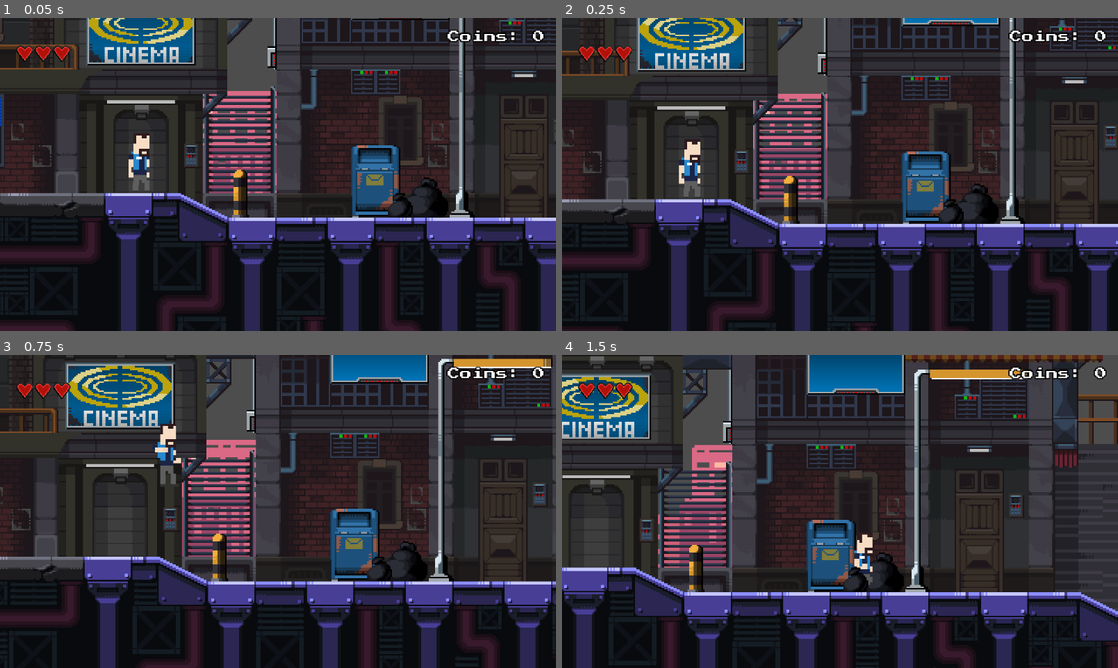
Above: before the commit, frames 1-4 (two rows, left to right).
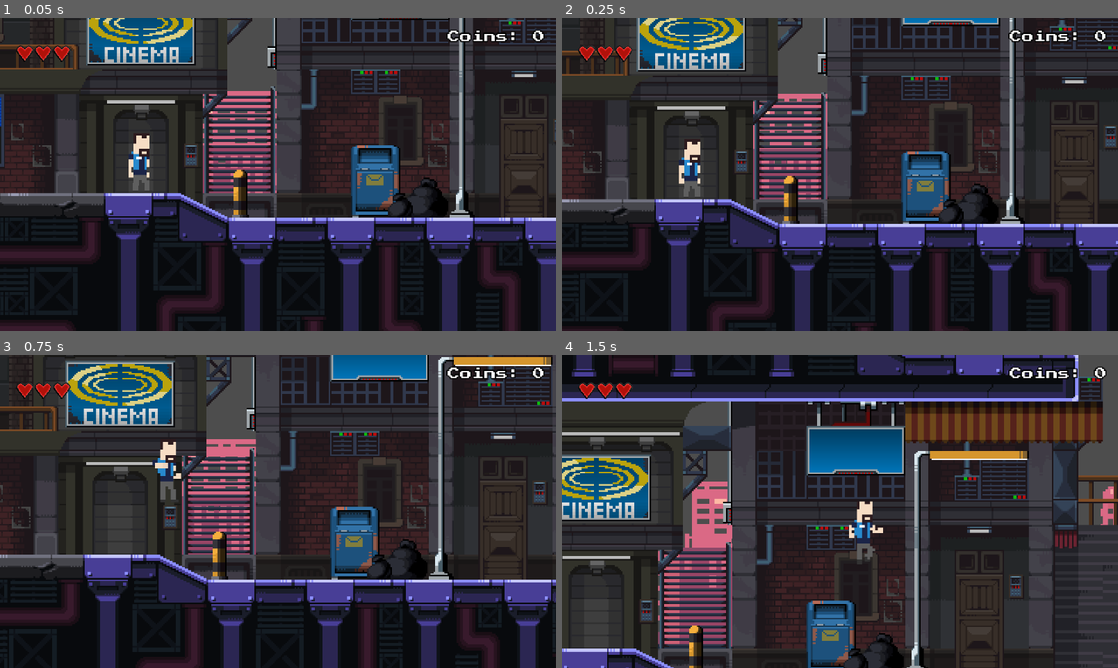
Above: after the commit, the same moments.

Repository: mittens27/february-godot-practice
Game: Godot game, scene res://main.tscn
The game is run twice, just before and just after one commit, with the same random seed, the same clock (stepped at 60 frames per second) and the same inputs.
Inputs (mouse positions are in pixels of both pictures, inside the frame that each line leads up to):
- Up to frame 1 (0.05 s): no input
- Up to frame 2 (0.25 s): no input
- Up to frame 3 (0.75 s): tap Enter (ui_accept) at 0.5 s; move the mouse to (400, 495) at 0.52 s; hold Right (ui_right) from 0.53 s (still down); click (400, 495) at 0.6 s
- Up to frame 4 (1.5 s): keep holding Right (ui_right); tap Enter (ui_accept) at 0.77, 1.07 s; tap E (ui_use) at 0.8, 1.35 s; move the mouse to (728, 527) at 1.27 s

Frame 1 is identical in both runs. In frame 2, less than 0.1% of the frame differs, in the area x 34-48%, y 26-27%; in frame 3, 17%; in frame 4, 62%, in the area x 0-100%, y 0-100%.
Error in both runs: Invalid access to property or key 'player_died' on a base object of type 'CharacterBody2D (player.gd)'. (res://main.gd:5)

Commit message:
started working on hierarchical statemachines

Diff:
--- a/assets/world/fadeable_walls.gd
+++ b/assets/world/fadeable_walls.gd
@@ -5,7 +5,7 @@
 func _ready():
 	Events.wall_switch_activated.connect(_on_switch_activated)
 
-func _on_switch_activated():
+func _on_switch_activated(switch):
 	fade_out()
 	disable_collision()
 	print("Button signal received!")
--- a/assets/world/switch.gd
+++ b/assets/world/switch.gd
@@ -20,4 +20,4 @@
 		return
 	activated = true
 	print("Button pressed!")
-	Events.wall_switch_activated.emit()
+	Events.wall_switch_activated.emit(self)
--- a/main.tscn
+++ b/main.tscn
@@ -1294,19 +1294,19 @@
 debug_color = Color(0.72245747, 0.47872168, 1.92523e-07, 0.41960785)
 
 [connection signal="body_entered" from="City/collectibles/Coin" to="City/collectibles/Coin" method="_on_body_entered"]
-[connection signal="body_entered" from="City/collectibles/@Area2D@23316" to="City/collectibles/@Area2D@23316" method="_on_body_entered"]
-[connection signal="body_entered" from="City/collectibles/@Area2D@23317" to="City/collectibles/@Area2D@23317" method="_on_body_entered"]
-[connection signal="body_entered" from="City/collectibles/@Area2D@23318" to="City/collectibles/@Area2D@23318" method="_on_body_entered"]
-[connection signal="body_entered" from="City/collectibles/@Area2D@23319" to="City/collectibles/@Area2D@23319" method="_on_body_entered"]
-[connection signal="body_entered" from="City/collectibles/@Area2D@23320" to="City/collectibles/@Area2D@23320" method="_on_body_entered"]
-[connection signal="body_entered" from="City/collectibles/@Area2D@23321" to="City/collectibles/@Area2D@23321" method="_on_body_entered"]
-[connection signal="body_entered" from="City/collectibles/@Area2D@23322" to="City/collectibles/@Area2D@23322" method="_on_body_entered"]
-[connection signal="body_entered" from="City/collectibles/@Area2D@23323" to="City/collectibles/@Area2D@23323" method="_on_body_entered"]
-[connection signal="body_entered" from="City/collectibles/@Area2D@23324" to="City/collectibles/@Area2D@23324" method="_on_body_entered"]
-[connection signal="body_entered" from="City/collectibles/@Area2D@23325" to="City/collectibles/@Area2D@23325" method="_on_body_entered"]
-[connection signal="body_entered" from="City/collectibles/@Area2D@23326" to="City/collectibles/@Area2D@23326" method="_on_body_entered"]
-[connection signal="body_entered" from="City/collectibles/@Area2D@23327" to="City/collectibles/@Area2D@23327" method="_on_body_entered"]
-[connection signal="body_entered" from="City/collectibles/@Area2D@23328" to="City/collectibles/@Area2D@23328" method="_on_body_entered"]
+[connection signal="body_entered" from="City/collectibles/@Area2D@39510" to="City/collectibles/@Area2D@39510" method="_on_body_entered"]
+[connection signal="body_entered" from="City/collectibles/@Area2D@39511" to="City/collectibles/@Area2D@39511" method="_on_body_entered"]
+[connection signal="body_entered" from="City/collectibles/@Area2D@39512" to="City/collectibles/@Area2D@39512" method="_on_body_entered"]
+[connection signal="body_entered" from="City/collectibles/@Area2D@39513" to="City/collectibles/@Area2D@39513" method="_on_body_entered"]
+[connection signal="body_entered" from="City/collectibles/@Area2D@39514" to="City/collectibles/@Area2D@39514" method="_on_body_entered"]
+[connection signal="body_entered" from="City/collectibles/@Area2D@39515" to="City/collectibles/@Area2D@39515" method="_on_body_entered"]
+[connection signal="body_entered" from="City/collectibles/@Area2D@39516" to="City/collectibles/@Area2D@39516" method="_on_body_entered"]
+[connection signal="body_entered" from="City/collectibles/@Area2D@39517" to="City/collectibles/@Area2D@39517" method="_on_body_entered"]
+[connection signal="body_entered" from="City/collectibles/@Area2D@39518" to="City/collectibles/@Area2D@39518" method="_on_body_entered"]
+[connection signal="body_entered" from="City/collectibles/@Area2D@39519" to="City/collectibles/@Area2D@39519" method="_on_body_entered"]
+[connection signal="body_entered" from="City/collectibles/@Area2D@39520" to="City/collectibles/@Area2D@39520" method="_on_body_entered"]
+[connection signal="body_entered" from="City/collectibles/@Area2D@39521" to="City/collectibles/@Area2D@39521" method="_on_body_entered"]
+[connection signal="body_entered" from="City/collectibles/@Area2D@39522" to="City/collectibles/@Area2D@39522" method="_on_body_entered"]
 [connection signal="body_entered" from="death" to="Camera2D" method="_on_death_body_entered"]
 [connection signal="body_entered" from="death" to="death" method="_on_body_entered"]
 [connection signal="body_entered" from="level2_door" to="level2_door" method="_on_body_entered"]
--- a/level_2.gd
+++ b/scenes_n_scripts/Resources/SoundData.tres
@@ -1,15 +1,10 @@
-extends Node2D
+[gd_resource type="Resource" script_class="SoundData" format=3 uid="uid://ssdybwvbfgxk"]
 
-# Called when the node enters the scene tree for the first time.
-func _ready():
-	Events.player_died.connect(_on_player_player_died)
+[ext_resource type="Script" uid="uid://duvq2t7t0bya5" path="res://scenes_n_scripts/Resources/SoundData.gd" id="1_0a4lc"]
 
-var waiting_for_restart := false
+[sub_resource type="AudioStream" id="AudioStream_0a4lc"]
 
-func _on_player_player_died():
-	waiting_for_restart = true
-
-func _input(event):
-	if waiting_for_restart and event.is_action_pressed("ui_accept"):
-		Scenes.restart_level()
-		Events.game_reset.emit()
+[resource]
+script = ExtResource("1_0a4lc")
+stream = SubResource("AudioStream_0a4lc")
+metadata/_custom_type_script = "uid://duvq2t7t0bya5"
--- a/scenes_n_scripts/Resources/SoundLibrary.tres
+++ b/scenes_n_scripts/Resources/SoundLibrary.tres
@@ -1,7 +1,7 @@
 [gd_resource type="Resource" script_class="SoundLibrary" format=3 uid="uid://c1id4po1wmsf6"]
 
 [ext_resource type="Script" uid="uid://o4tnrp6tlc54" path="res://scenes_n_scripts/Resources/sound_library.gd" id="1_rh15h"]
-[ext_resource type="Script" uid="uid://duvq2t7t0bya5" path="res://SoundData.gd" id="2_yux0m"]
+[ext_resource type="Script" uid="uid://duvq2t7t0bya5" path="res://scenes_n_scripts/Resources/SoundData.gd" id="2_t2ggx"]
 [ext_resource type="AudioStream" uid="uid://cltgd6n6l7if8" path="res://sounds/jump.wav" id="3_yux0m"]
 [ext_resource type="AudioStream" uid="uid://rm0r436y18d2" path="res://sounds/punch1.wav" id="4_068qv"]
 [ext_resource type="AudioStream" uid="uid://kwgxk3rdcp6x" path="res://sounds/punch2.wav" id="5_t2ggx"]
@@ -15,76 +15,83 @@
 [ext_resource type="AudioStream" uid="uid://285gy5i7xvua" path="res://sounds/coin2.wav" id="13_t0ubg"]
 [ext_resource type="AudioStream" uid="uid://chtgccuj2wg7d" path="res://sounds/lose.wav" id="14_bxj55"]
 [ext_resource type="AudioStream" uid="uid://bca58bxnhhbpm" path="res://sounds/fall.wav" id="15_i5loh"]
+[ext_resource type="AudioStream" uid="uid://vjnvrskdwphn" path="res://sounds/blip.wav" id="16_51yof"]
 
 [sub_resource type="Resource" id="Resource_8r7rk"]
-script = ExtResource("2_yux0m")
+script = ExtResource("2_t2ggx")
 stream = ExtResource("13_t0ubg")
 volume_db = 8.0
 metadata/_custom_type_script = "uid://duvq2t7t0bya5"
 
 [sub_resource type="Resource" id="Resource_5u580"]
-script = ExtResource("2_yux0m")
+script = ExtResource("2_t2ggx")
 stream = ExtResource("8_jul41")
 metadata/_custom_type_script = "uid://duvq2t7t0bya5"
 
 [sub_resource type="Resource" id="Resource_cus60"]
-script = ExtResource("2_yux0m")
+script = ExtResource("2_t2ggx")
 stream = ExtResource("9_2fjmk")
 metadata/_custom_type_script = "uid://duvq2t7t0bya5"
 
 [sub_resource type="Resource" id="Resource_3elol"]
-script = ExtResource("2_yux0m")
+script = ExtResource("2_t2ggx")
 stream = ExtResource("10_ys1er")
 metadata/_custom_type_script = "uid://duvq2t7t0bya5"
 
 [sub_resource type="Resource" id="Resource_afl7w"]
-script = ExtResource("2_yux0m")
+script = ExtResource("2_t2ggx")
 stream = ExtResource("15_i5loh")
 metadata/_custom_type_script = "uid://duvq2t7t0bya5"
 
 [sub_resource type="Resource" id="Resource_x2tiu"]
-script = ExtResource("2_yux0m")
+script = ExtResource("2_t2ggx")
 stream = ExtResource("11_g4pto")
 metadata/_custom_type_script = "uid://duvq2t7t0bya5"
 
 [sub_resource type="Resource" id="Resource_uxbvd"]
-script = ExtResource("2_yux0m")
+script = ExtResource("2_t2ggx")
 stream = ExtResource("12_pca62")
 metadata/_custom_type_script = "uid://duvq2t7t0bya5"
 
 [sub_resource type="Resource" id="Resource_g6bed"]
-script = ExtResource("2_yux0m")
+script = ExtResource("2_t2ggx")
 stream = ExtResource("3_yux0m")
 metadata/_custom_type_script = "uid://duvq2t7t0bya5"
 
 [sub_resource type="Resource" id="Resource_f7o6l"]
-script = ExtResource("2_yux0m")
+script = ExtResource("2_t2ggx")
 stream = ExtResource("14_bxj55")
 metadata/_custom_type_script = "uid://duvq2t7t0bya5"
 
 [sub_resource type="Resource" id="Resource_7s0kg"]
-script = ExtResource("2_yux0m")
+script = ExtResource("2_t2ggx")
 stream = ExtResource("4_068qv")
 metadata/_custom_type_script = "uid://duvq2t7t0bya5"
 
 [sub_resource type="Resource" id="Resource_qhjpp"]
-script = ExtResource("2_yux0m")
+script = ExtResource("2_t2ggx")
 stream = ExtResource("5_t2ggx")
 metadata/_custom_type_script = "uid://duvq2t7t0bya5"
 
 [sub_resource type="Resource" id="Resource_n5qj5"]
-script = ExtResource("2_yux0m")
+script = ExtResource("2_t2ggx")
 stream = ExtResource("6_51yof")
 metadata/_custom_type_script = "uid://duvq2t7t0bya5"
 
 [sub_resource type="Resource" id="Resource_20e7w"]
-script = ExtResource("2_yux0m")
+script = ExtResource("2_t2ggx")
 stream = ExtResource("7_5m4jv")
+metadata/_custom_type_script = "uid://duvq2t7t0bya5"
+
+[sub_resource type="Resource" id="Resource_5m4jv"]
+script = ExtResource("2_t2ggx")
+stream = ExtResource("16_51yof")
+volume_db = 15.0
 metadata/_custom_type_script = "uid://duvq2t7t0bya5"
 
 [resource]
 script = ExtResource("1_rh15h")
-sounds = Dictionary[String, ExtResource("2_yux0m")]({
+sounds = Dictionary[String, ExtResource("2_t2ggx")]({
 "coin": SubResource("Resource_8r7rk"),
 "die1": SubResource("Resource_5u580"),
 "die2": SubResource("Resource_cus60"),
@@ -97,6 +104,7 @@
 "punch1": SubResource("Resource_7s0kg"),
 "punch2": SubResource("Resource_qhjpp"),
 "slam1": SubResource("Resource_n5qj5"),
-"slam2": SubResource("Resource_20e7w")
+"slam2": SubResource("Resource_20e7w"),
+"switch": SubResource("Resource_5m4jv")
 })
 metadata/_custom_type_script = "uid://o4tnrp6tlc54"
--- /dev/null
+++ b/scenes_n_scripts/State Machines/Player States/AirState.gd
@@ -0,0 +1,15 @@
+extends "res://scenes_n_scripts/State Machines/Player States/PlayerState.gd"
+class_name AirState
+
+func physics_update(delta):
+
+	player.apply_gravity(delta)
+	player.apply_horizontal_movement(delta)
+
+	player.coyote_timer = max(player.coyote_timer - delta, 0)
+
+	if player.is_on_floor:
+		if abs(player.velocity.x) > 10:
+			state_machine.change_state("RunState")
+		else:
+			state_machine.change_state("IdleState")
--- a/scenes_n_scripts/State Machines/Player States/AttackState.gd
+++ b/scenes_n_scripts/State Machines/Player States/AttackState.gd
@@ -1,4 +1,5 @@
 extends "res://scenes_n_scripts/State Machines/Player States/PlayerState.gd"
+class_name AttackState
 
 func enter():
 	pass
--- a/scenes_n_scripts/State Machines/Player States/FallState.gd
+++ b/scenes_n_scripts/State Machines/Player States/FallState.gd
@@ -1,11 +1,5 @@
-extends "res://scenes_n_scripts/State Machines/Player States/PlayerState.gd"
+extends "res://scenes_n_scripts/State Machines/Player States/AirState.gd"
+class_name FallState
 
 func enter():
 	player.sprite.play("fall")
-
-func physics_update(delta):
-
-	player.apply_horizontal_movement(delta)
-
-	if player.is_on_floor():
-		state_machine.change_state("IdleState")
--- /dev/null
+++ b/scenes_n_scripts/State Machines/Player States/GroundedState.gd
@@ -0,0 +1,18 @@
+extends "res://scenes_n_scripts/State Machines/Player States/PlayerState.gd"
+class_name GroundedState
+
+# Called when the node enters the scene tree for the first time.
+func physics_update(delta):
+	if player.has_jumped:
+		player.has_jumped = false
+
+	player.apply_horizontal_movement(delta)
+	player.update_jump_buffer(delta)
+
+	if  player.jump_buffer_timer > 0 and not player.has_jumped:
+		if player.is_on_floor() and player.coyote_timer > 0:
+			player.perform_jump()
+
+	if not player.is_on_floor():
+		player.coyote_timer = player.coyote_time
+		state_machine.change_state("FallState")
--- a/scenes_n_scripts/State Machines/Player States/IdleState.gd
+++ b/scenes_n_scripts/State Machines/Player States/IdleState.gd
@@ -1,17 +1,12 @@
-extends "res://scenes_n_scripts/State Machines/Player States/PlayerState.gd"
+extends "res://scenes_n_scripts/State Machines/Player States/GroundedState.gd"
+class_name IdleState
 
 func enter():
 	player.sprite.play("idle")
 
 func physics_update(delta):
 
-	player.apply_horizontal_movement(delta)
+	super.physics_update(delta)
 
-	if not player.is_on_floor():
-		if player.velocity.y < 0:
-			state_machine.change_state("JumpState")
-		else:
-			state_machine.change_state("FallState")
-
-	elif abs(player.velocity.x) > 10:
+	if abs(player.velocity.x) > 10:
 		state_machine.change_state("RunState")
--- a/scenes_n_scripts/State Machines/Player States/JumpState.gd
+++ b/scenes_n_scripts/State Machines/Player States/JumpState.gd
@@ -1,11 +1,12 @@
-extends "res://scenes_n_scripts/State Machines/Player States/PlayerState.gd"
+extends "res://scenes_n_scripts/State Machines/Player States/AirState.gd"
+class_name JumpState
 
 func enter():
 	player.sprite.play("jump")
 
 func physics_update(delta):
 
-	player.apply_horizontal_movement(delta)
+	super.physics_update(delta)
 
-	if player.velocity.y > 0:
+	if player.velocity.y >= 0:
 		state_machine.change_state("FallState")
--- a/scenes_n_scripts/State Machines/Player States/RunState.gd
+++ b/scenes_n_scripts/State Machines/Player States/RunState.gd
@@ -1,17 +1,12 @@
-extends "res://scenes_n_scripts/State Machines/Player States/PlayerState.gd"
+extends "res://scenes_n_scripts/State Machines/Player States/GroundedState.gd"
+class_name RunState
 
 func enter():
 	player.sprite.play("run")
 
 func physics_update(delta):
 
-	player.apply_horizontal_movement(delta)
+	super.physics_update(delta)
 
-	if not player.is_on_floor():
-		if player.velocity.y < 0:
-			state_machine.change_state("JumpState")
-		else:
-			state_machine.change_state("FallState")
-
-	elif abs(player.velocity.x) <= 10:
+	if abs(player.velocity.x) <= 10:
 		state_machine.change_state("IdleState")
--- a/scenes_n_scripts/entities/player.gd
+++ b/scenes_n_scripts/entities/player.gd
@@ -12,8 +12,11 @@
 var maxSpeed := 200.0
 var acceleration := 1200.0
 var friction := 1500.0
-var gravity := 900.0
-var jumpForce := 300.0
+
+var gravity := 500.0
+var jumpForce := 200.0
+var fall_gravity_multiplier := 1.6
+var jump_cut_gravity_multiplier := 2.5
 
 var invulnerability_time := 0.5
 var is_invulnerable = false
@@ -67,10 +70,8 @@
 	elif velocity.x < 0:
 		facing_direction = -1
 
-	update_jump_helpers(delta)
-
 	if Input.is_action_just_pressed("attack"):
-		if state_machine.current_state.name != "AttackState":
+		if not state_machine.current_state is AttackState:
 			start_attack()
 		else:
 			combo_queued = true
@@ -81,54 +82,7 @@
 		sprite.flip_h = velocity.x < 0
 		attack.scale.x = -1 if sprite.flip_h else 1
 
-	apply_gravity(delta)
 	move_and_slide()
-
-#func state_idle(delta):
-	#apply_horizontal_movement(delta)
-	#sprite.play("idle")
-	#
-	#if not is_on_floor() and velocity.y < 0:
-		#state = PlayerState.JUMP
-	#elif not is_on_floor() and velocity.y > 0:
-		#state = PlayerState.FALL
-	#elif abs(velocity.x) > 10:
-		#state = PlayerState.RUN
-
-#func state_run(delta):
-	#apply_horizontal_movement(delta)
-	#apply_gravity(delta)
-	#sprite.play("run")
-	#
-	#if not is_on_floor() and velocity.y < 0:
-		#state = PlayerState.JUMP
-	#elif not is_on_floor() and velocity.y > 0:
-		#state = PlayerState.FALL
-	#elif abs(velocity.x) <= 10:
-		#state = PlayerState.IDLE
-
-#func state_jump(delta):
-	#apply_horizontal_movement(delta)
-	#sprite.play("jump")
-	#
-	#if velocity.y > 0:
-		#state = PlayerState.FALL
-
-#func state_fall(delta):
-	#apply_horizontal_movement(delta)
-	#sprite.play("fall")
-	#
-	#if is_on_floor():
-		#state = PlayerState.IDLE
-
-#func state_attack(delta):
-	## Apply forward impulse once at attack start
-	#if is_on_floor():
-		#if not attack_impulse_applied:
-			#var dir = -1 if sprite.flip_h else 1
-			#velocity.x = dir * attack_lunge_speed
-			#attack_impulse_applied = true
-		#velocity.x = move_toward(velocity.x, 0, 300 * delta)
 
 func apply_horizontal_movement(delta):
 	# Horizontal Input
@@ -141,16 +95,32 @@
 		velocity.x = move_toward(velocity.x, 0, friction * delta)
 
 func apply_gravity(delta):
-	# Apply gravity every physics frame
+
+	var g := gravity
+
+	#faster falling gravity
+	if velocity.y > 0:
+		g *= fall_gravity_multiplier
+
+	#short hop when releasing jump early
+	if velocity.y < 0 and not Input.is_action_pressed("ui_accept"):
+		g *= jump_cut_gravity_multiplier
+
 	if not is_on_floor():
-		velocity.y += gravity * delta
-
-func update_jump_helpers(delta):
-	# Jump only if not standing on something
-	if  jump_buffer_timer > 0 and coyote_timer > 0 and not has_jumped:
+		velocity.y += g * delta
+
+func update_jump_buffer(delta):
+	# Track buffered jump input
+	if Input.is_action_just_pressed("ui_accept"):
+		jump_buffer_timer = jump_buffer_time
+	else:
+		jump_buffer_timer = max(jump_buffer_timer - delta, 0)
+
+func perform_jump():
+
 		has_jumped = true
+
 		Events.player_jumped.emit(self)
-		print("Jump")
 
 		var jump_strength := jumpForce
 		# Weaken jump if attacking
@@ -158,27 +128,11 @@
 			jump_strength *= attack_jump_multiplier
 
 		velocity.y = -jump_strength
-		jump_buffer_timer = max(jump_buffer_timer - delta, 0)
-		coyote_timer = max(coyote_timer - delta, 0)
-
-	# Track ground forgiveness
-	if is_on_floor():
-		coyote_timer = coyote_time
-	else:
-		coyote_timer -= delta
-
-	var on_floor := is_on_floor()
-
-	if on_floor and not was_on_floor:
-		has_jumped = false
-
-	was_on_floor = on_floor
-
-	# Track buffered jump input
-	if Input.is_action_just_pressed("ui_accept"):
-		jump_buffer_timer = jump_buffer_time
-	else:
-		jump_buffer_timer -= delta
+
+		jump_buffer_timer = 0
+		coyote_timer = -1
+
+		state_machine.change_state("JumpState")
 
 func _on_coin_collected(player):
 	GameMan.coins += 1
--- a/scenes_n_scripts/events.gd
+++ b/scenes_n_scripts/events.gd
@@ -17,4 +17,4 @@
 signal coin_collected(player)
 signal coin_amount_changed(amount)
 signal game_reset()
-signal wall_switch_activated()
+signal wall_switch_activated(switch)
--- a/sounds/audio_manager.gd
+++ b/sounds/audio_manager.gd
@@ -16,6 +16,7 @@
 	Events.entity_died.connect(_on_entity_died)
 	Events.coin_collected.connect(_on_coin_collected)
 	Events.player_fell.connect(_on_player_fell)
+	Events.wall_switch_activated.connect(_on_wall_switch_activated)
 
 func play_music(stream: AudioStream):
 	music_player.stream = stream
@@ -87,3 +88,6 @@
 
 func _on_game_reset():
 	music_player.play()
+
+func _on_wall_switch_activated(player):
+	play_sfx("switch", player.global_position)
Renamed: SoundData.gd -> scenes_n_scripts/Resources/SoundData.gd
Renamed: SoundData.gd.uid -> scenes_n_scripts/Resources/SoundData.gd.uid
Not shown, added: scenes_n_scripts/State Machines/Player States/AirState.gd.uid
Not shown, added: scenes_n_scripts/State Machines/Player States/GroundedState.gd.uid
